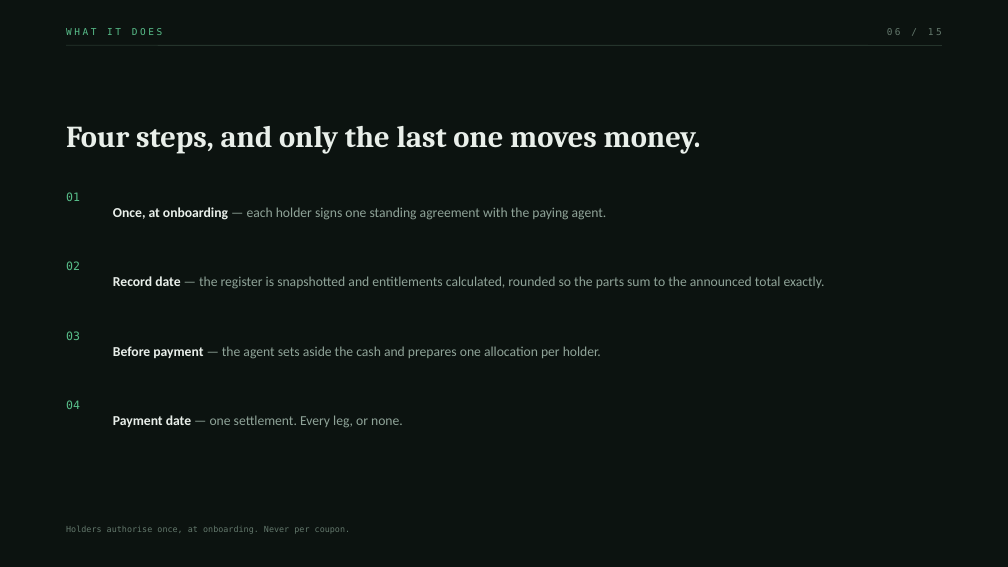
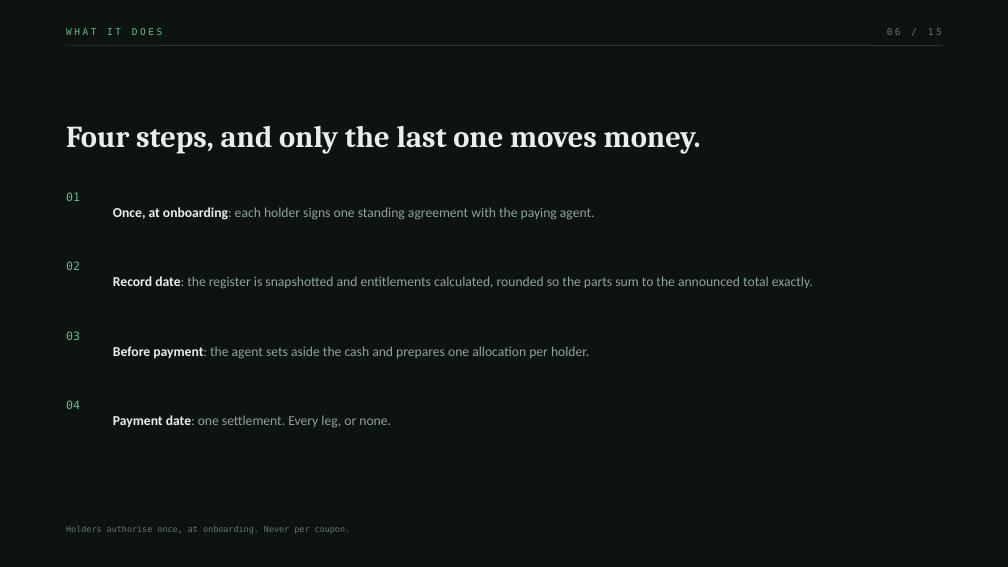
Before and after one commit to Chain-Experts/Indivisa, a slide deck: slide 6 of docs/Indivisa-pitch.pptx. Drawn at 1008x567 pixels with LibreOffice and Linux fonts; fonts in the diff are those of the drawing. Boxes give left, top, right and bottom in pixels: in the first picture for what was removed or moved away, otherwise in the second. Text is boxed around its words. In the diff, an @@ line names an element or a change of style, - is before the commit and + after.

Commit message:
finish preparing the recording video

```diff
--- a/docs/Indivisa-pitch.pptx
+++ b/docs/Indivisa-pitch.pptx
@@ text at (113, 207, 595, 220): text changed @@
-Once, at onboarding — each holder signs one standing agreement with the paying agent.
+Once, at onboarding: each holder signs one standing agreement with the paying agent.
@@ text at (113, 276, 813, 289): text changed @@
-Record date — the register is snapshotted and entitlements calculated, rounded so the parts sum to the announced total exactly.
+Record date: the register is snapshotted and entitlements calculated, rounded so the parts sum to the announced total exactly.
@@ text at (113, 346, 589, 359): text changed @@
-Before payment — the agent sets aside the cash and prepares one allocation per holder.
+Before payment: the agent sets aside the cash and prepares one allocation per holder.
@@ text at (113, 415, 391, 428): text changed @@
-Payment date — one settlement. Every leg, or none.
+Payment date: one settlement. Every leg, or none.
```
Also in this commit, not shown: 9 other slides changed, 7 other files.
